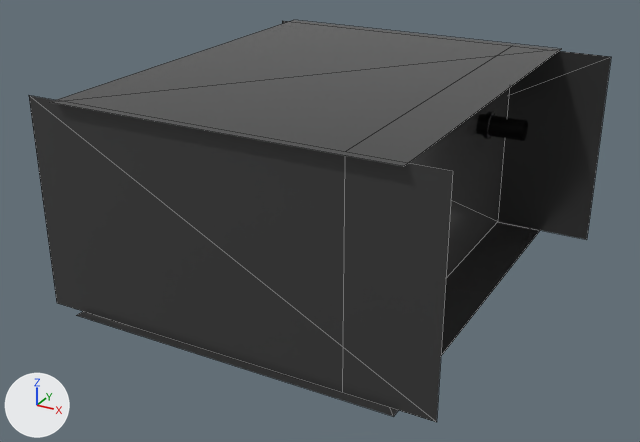
Renders of the glTF model assets/EngineRoom.gltf from each side of a commit.
Camera for both pictures: a 50 mm camera at (37.6, -71.0, 40.3) aimed at (0.0, -2.5, 6.1). Every picture has the same lights, and +X, +Y and +Z are marked at lower left. Mesh edges are drawn as thin lines on the coarser meshes. Objects named as collision shapes, trigger or cutter boxes, shadow casters or lower levels of detail are left out. Where no turn or scale is listed for an object, it has been applied to the vertices.

Names of what the first picture shows: 'Ceiling', 'Floor', 'Pipe', 'Wall2', 'Wall3', 'Wall4'.
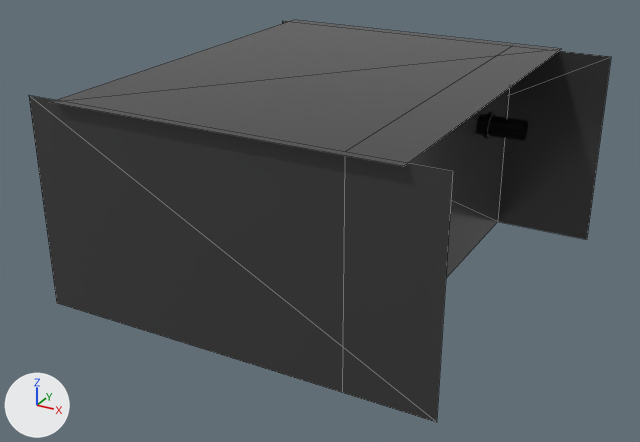
Edits to the scene script, one JSON object a line:
```json
{"op": "remove", "block": "ob_floor", "code": ["ob_floor = bpy.data.objects.new('Floor', me_floor)", "ob_floor.location = (0.0, 0.0, 0.0)"]}
```

Boxes (x1, y1, x2, y2) around the edits, measured in the pictures (640 x 442 px):
```json
{"object": "Floor", "change": "deleted", "before": [76, 222, 540, 416]}
```
